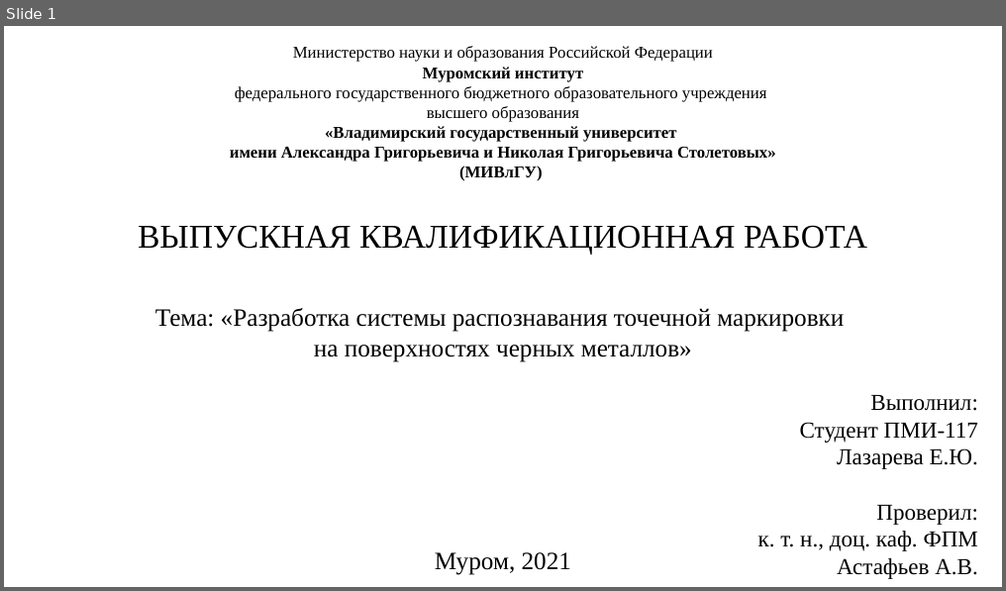
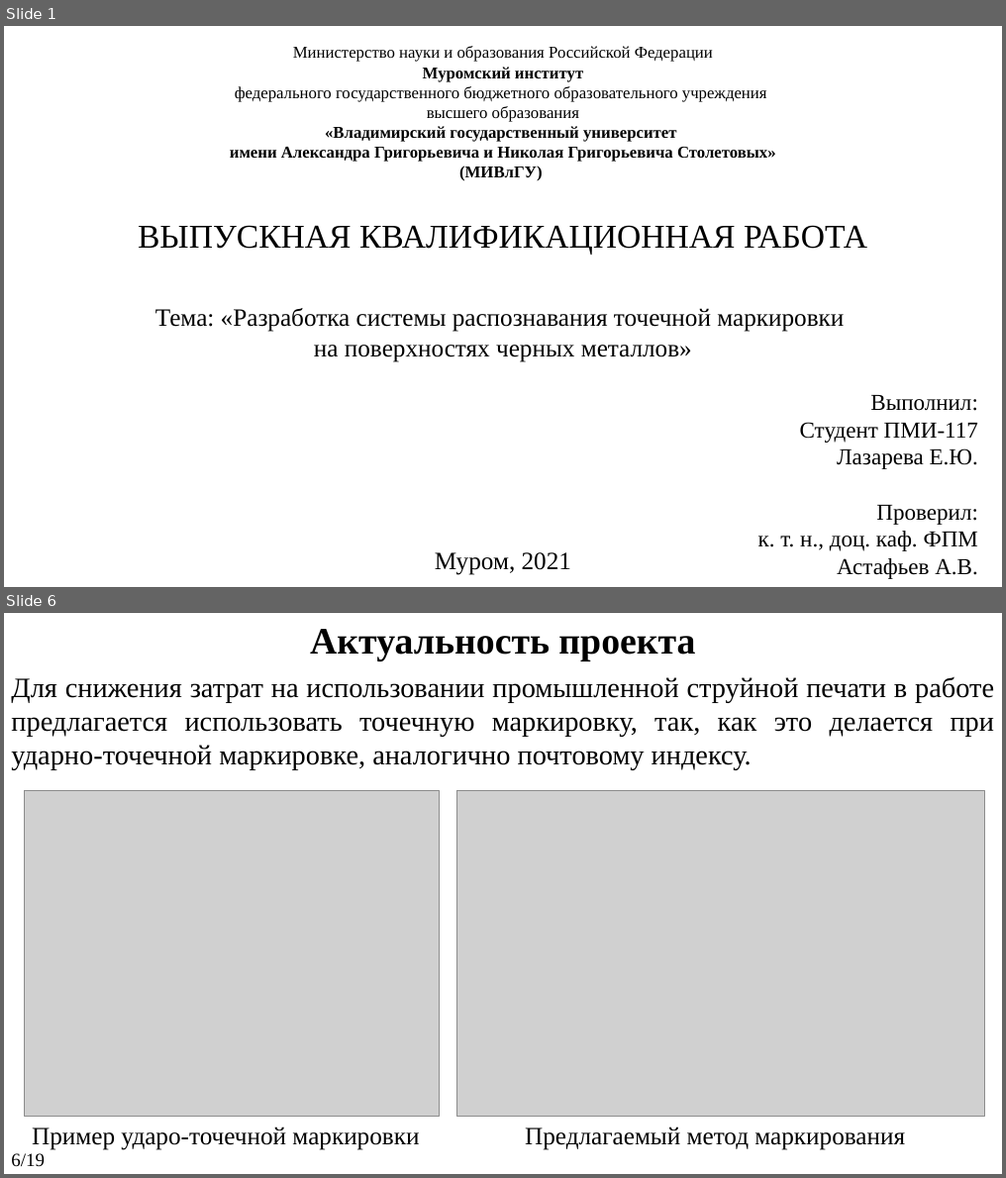
Before and after one commit to KanVull/Recognistion, a slide deck: ПЗ и Презентации/Презентация на ВКР.pptx. Shown one above the other, each under a label of ours: slide 1 before the commit, slides 1 and 6 after it; the slides between them are not shown. The pictures are 1006x591 and 1006x1178 pixels, drawn with LibreOffice and Linux fonts; fonts in the diff are those of the drawing; grey boxes stand for pictures. Boxes give left, top, right and bottom in pixels: in the first picture for what was removed or moved away, otherwise in the second. Text is boxed around its words. In the diff, an @@ line names an element or a change of style, - is before the commit and + after.

```diff
--- a/ПЗ и Презентации/Презентация на ВКР.pptx
+++ b/ПЗ и Презентации/Презентация на ВКР.pptx
@@ slide 6 added at <box>4,613,1002,1174</box>, background #FFFFFF @@
@@ text added at <box>310,629,695,662</box>, 36 pt, text #000000, bold @@
+Актуальность проекта
@@ text added at <box>11,676,995,769</box>, 27 pt, text #000000 @@
+Для снижения затрат на использовании промышленной струйной печати в работе предлагается использовать точечную маркировку, так, как это делается при ударно-точечной маркировке, аналогично почтовому индексу.
@@ picture added at <box>24,791,439,1117</box> @@
@@ picture added at <box>456,791,985,1117</box> @@
@@ text added at <box>32,1127,419,1151</box>, 24 pt, text #000000 @@
+Пример ударо-точечной маркировки
@@ text added at <box>525,1127,905,1151</box>, 24 pt, text #000000 @@
+Предлагаемый метод маркирования
@@ text added at <box>11,1154,45,1167</box>, 18 pt, text #000000 @@
+6/19
```
Also in this commit, not shown: 3 slides changed, 14 other slides added, 4 slides removed, 12 other files.
